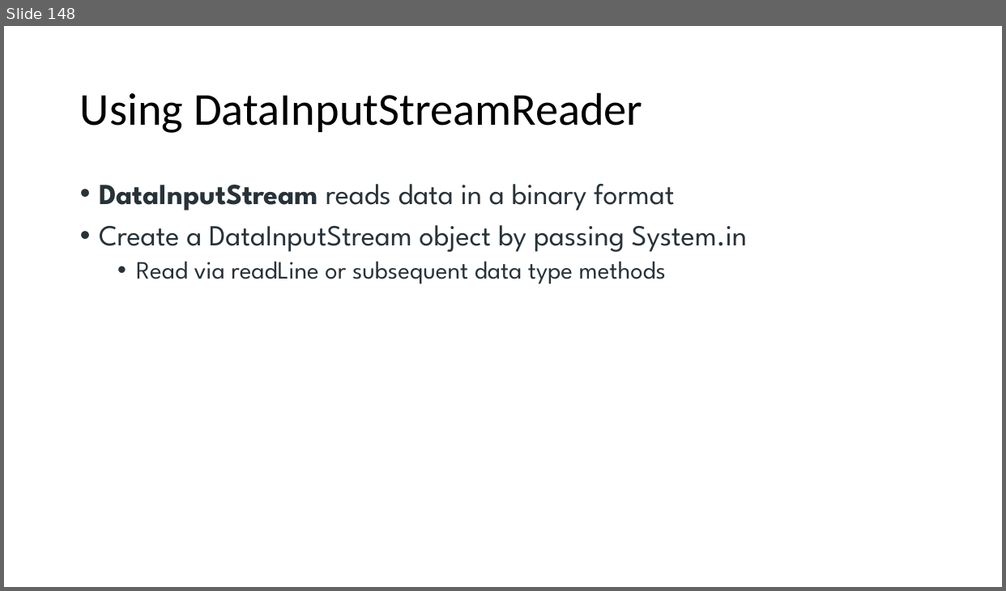
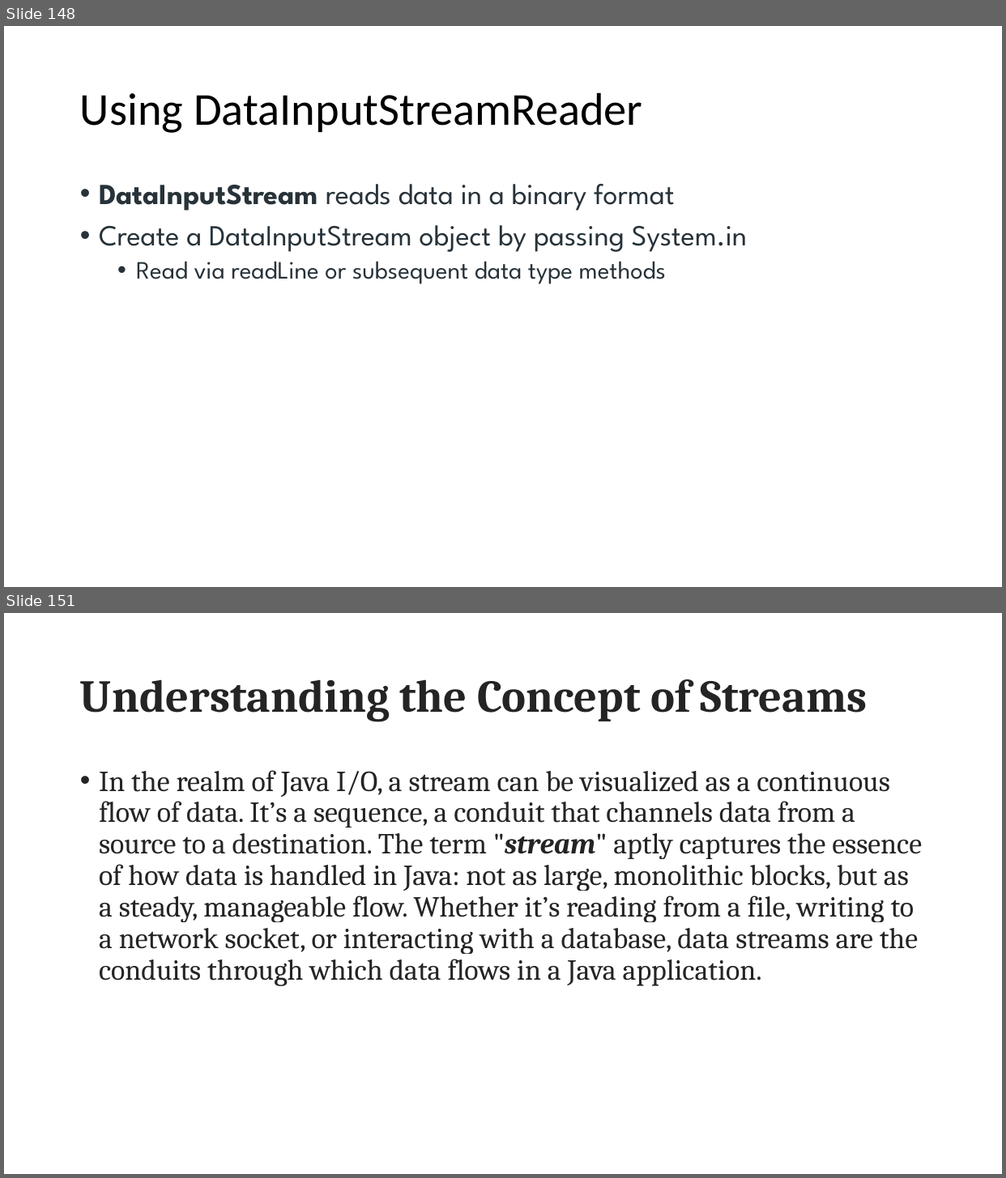
Before and after one commit to maddireddy/Core-Java, a slide deck: Notes/Core_Java.pptx. Shown one above the other, each under a label of ours: slide 148 before the commit, slides 148 and 151 after it; the slides between them are not shown. The pictures are 1006x591 and 1006x1178 pixels, drawn with LibreOffice and Linux fonts; fonts in the diff are those of the drawing. Boxes give left, top, right and bottom in pixels: in the first picture for what was removed or moved away, otherwise in the second. Text is boxed around its words. In the diff, an @@ line names an element or a change of style, - is before the commit and + after.

```diff
--- a/Notes/Core_Java.pptx
+++ b/Notes/Core_Java.pptx
@@ slide 151 added at [4, 613, 1002, 1174], background #FFFFFF @@
@@ title added at [80, 679, 867, 722], 44 pt, text #242424, bold @@
+Understanding the Concept of Streams
@@ text added at [99, 770, 922, 986], 28 pt, text #242424 @@
+• In the realm of Java I/O, a stream can be visualized as a continuous flow of data. It’s a sequence, a conduit that channels data from a source to a destination. The term "stream" aptly captures the essence of how data is handled in Java: not as large, monolithic blocks, but as a steady, manageable flow. Whether it’s reading from a file, writing to a network socket, or interacting with a database, data streams are the conduits through which data flows in a Java application.
```
Also in this commit, not shown: 30 other slides added, 51 other files.
